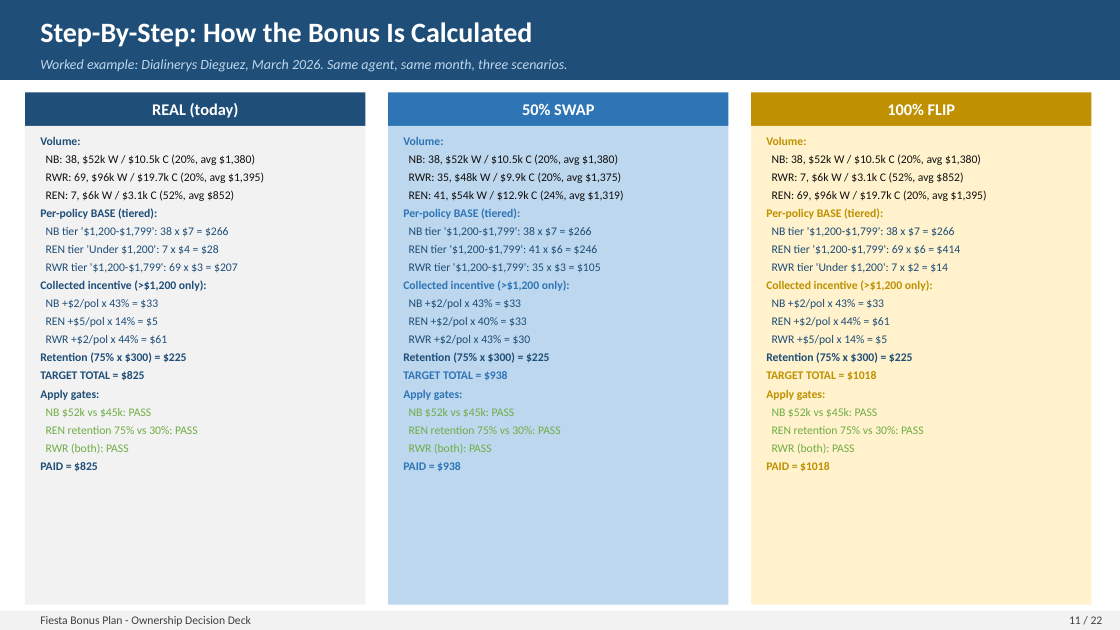
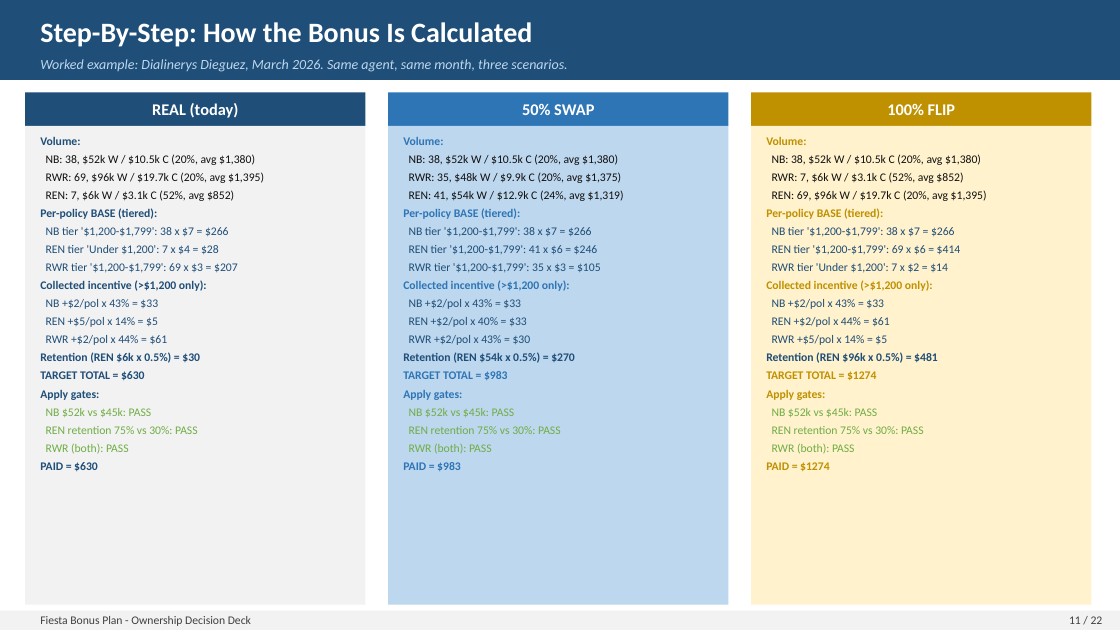
Before and after one commit to FAUS-tech/fiesta-bonus, a slide deck: slide 11 of output/Bonus_Plan_FINAL.pptx. Drawn at 1120x630 pixels with LibreOffice and Linux fonts; fonts in the diff are those of the drawing. Boxes give left, top, right and bottom in pixels: in the first picture for what was removed or moved away, otherwise in the second. Text is boxed around its words. In the diff, an @@ line names an element or a change of style, - is before the commit and + after.

```diff
--- a/output/Bonus_Plan_FINAL.pptx
+++ b/output/Bonus_Plan_FINAL.pptx
@@ text at (x1=40, y1=352, x2=200, y2=363): text changed @@
-Retention (75% x $300) = $225
+Retention (REN $6k x 0.5%) = $30
@@ text at (x1=403, y1=352, x2=575, y2=363): text changed @@
-Retention (75% x $300) = $225
+Retention (REN $54k x 0.5%) = $270
@@ text at (x1=766, y1=352, x2=938, y2=363): text changed @@
-Retention (75% x $300) = $225
+Retention (REN $96k x 0.5%) = $481
@@ text at (x1=40, y1=371, x2=145, y2=380): text changed @@
-TARGET TOTAL = $825
+TARGET TOTAL = $630
@@ text at (x1=403, y1=371, x2=508, y2=380): text changed @@
-TARGET TOTAL = $938
+TARGET TOTAL = $983
@@ text at (x1=766, y1=371, x2=876, y2=380): text changed @@
-TARGET TOTAL = $1018
+TARGET TOTAL = $1274
@@ text at (x1=40, y1=462, x2=98, y2=471): text changed @@
-PAID = $825
+PAID = $630
@@ text at (x1=403, y1=462, x2=461, y2=471): text changed @@
-PAID = $938
+PAID = $983
@@ text at (x1=766, y1=462, x2=829, y2=471): text changed @@
-PAID = $1018
+PAID = $1274
```
Also in this commit, not shown: 9 other slides changed, 3 other files.
